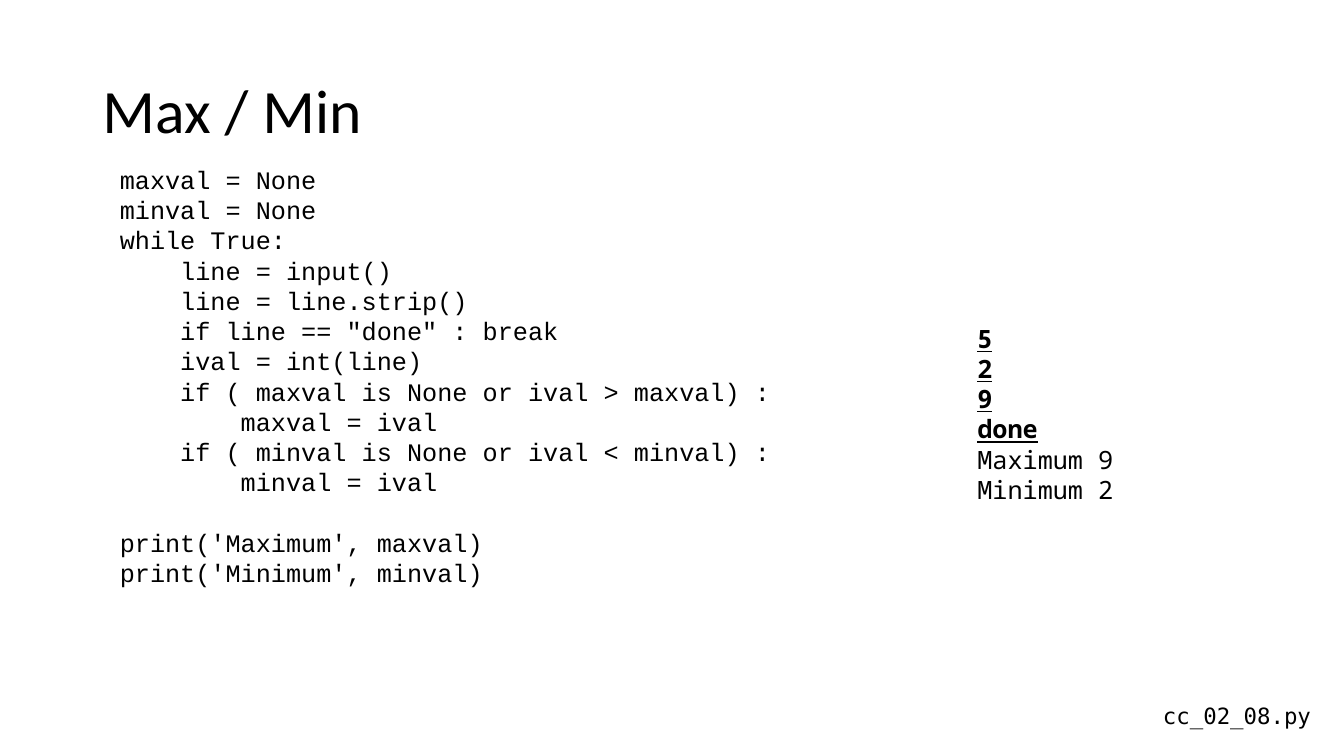
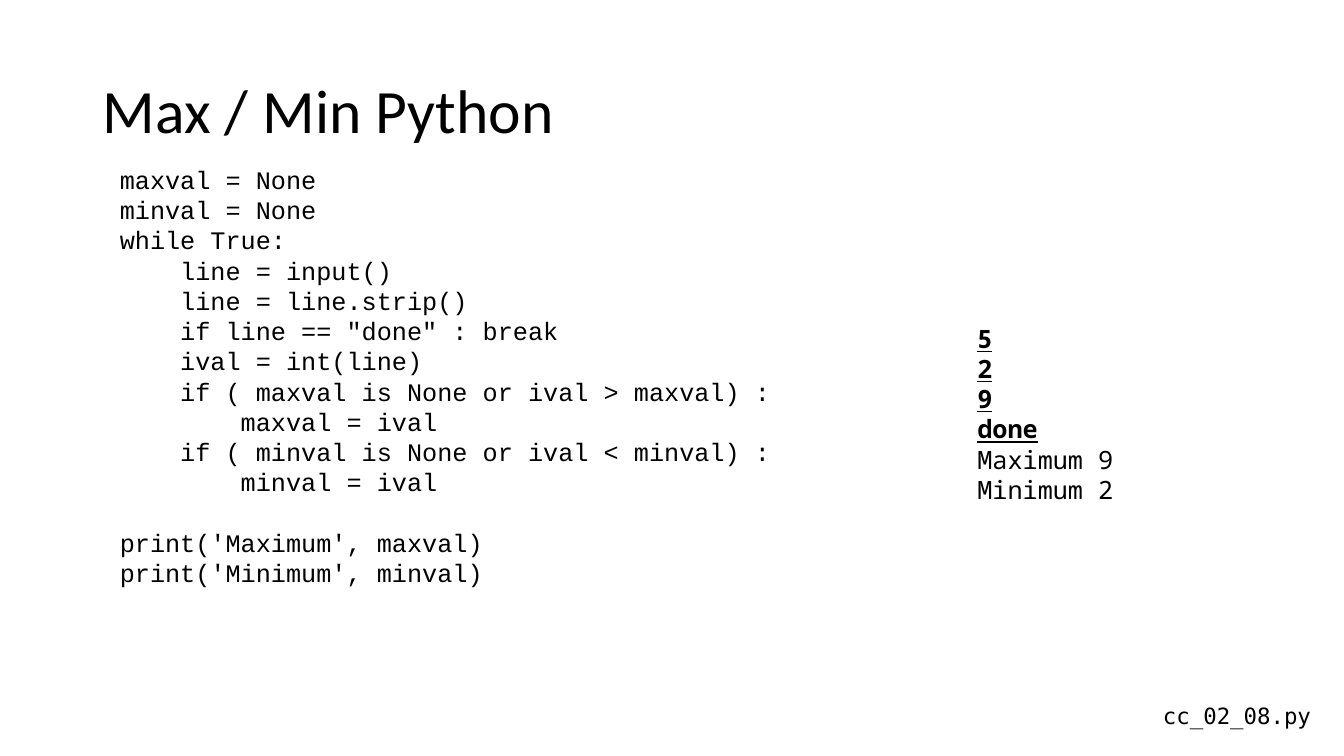
Before and after one commit to csev/cc4e, a slide deck: slide 17 of lectures/CC-02-Python.pptx. Drawn at 1344x756 pixels with LibreOffice and Linux fonts; fonts in the diff are those of the drawing. Boxes give left, top, right and bottom in pixels: in the first picture for what was removed or moved away, otherwise in the second. Text is boxed around its words. In the diff, an @@ line names an element or a change of style, - is before the commit and + after.

```diff
--- a/lectures/CC-02-Python.pptx
+++ b/lectures/CC-02-Python.pptx
@@ title at [102,90,553,143]: text changed @@
-Max / Min
+Max / Min Python
```
Also in this commit, not shown: 1 other slide changed, 3 other files.
